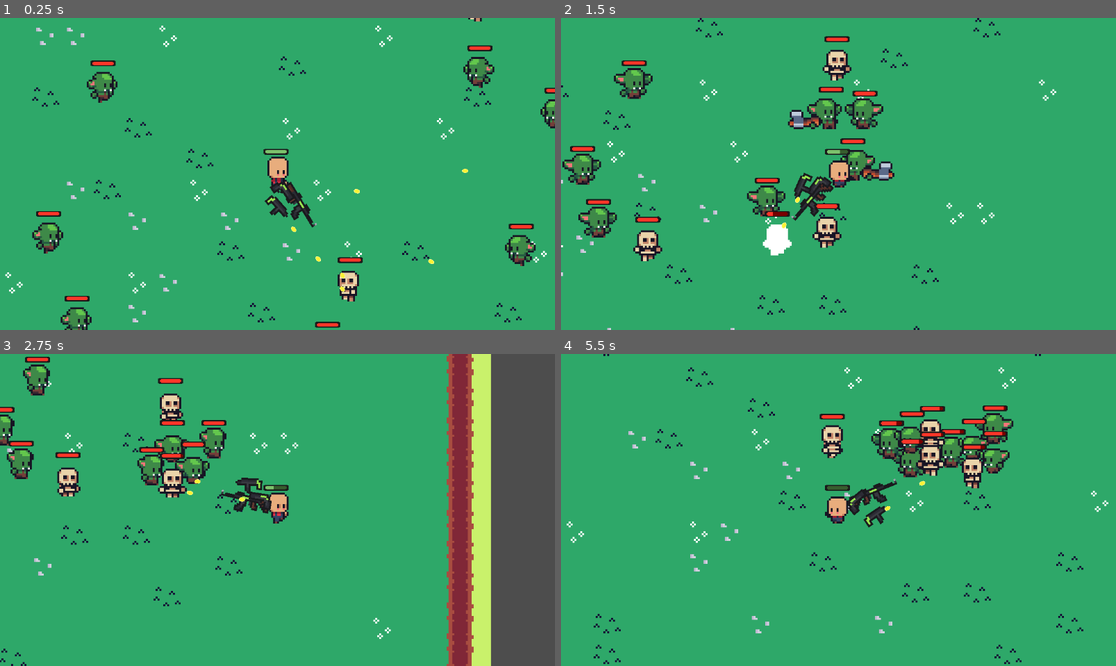
Above: before the commit, frames 1-4 (two rows, left to right).
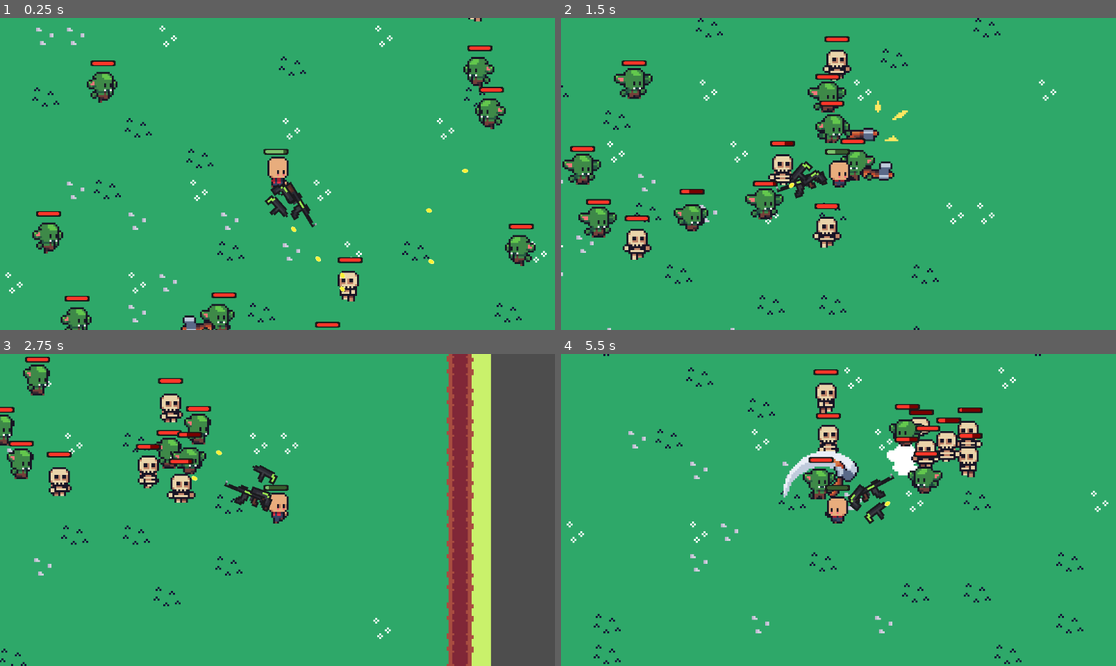
Above: after the commit, the same moments.

Repository: TrojanB/bullet_hell
Game: Godot game, scene res://scenes/level.tscn
The game is run twice, just before and just after one commit, with the same random seed, the same clock (stepped at 60 frames per second) and the same inputs.
Inputs:
- Up to frame 1 (0.25 s): no input
- Up to frame 2 (1.5 s): hold D (walk_right) 0.53-1.28 s; hold S (walk_down) from 1.28 s (still down)
- Up to frame 3 (2.75 s): release S (walk_down) at 2.03 s; hold D (walk_right) from 2.03 s (still down)
- Up to frame 4 (5.5 s): release D (walk_right) at 2.78 s; hold W (walk_up) 2.78-3.53 s; hold A (walk_left) 3.53-5.03 s; hold S (walk_down) from 5.03 s (still down)

The runs differ from the first frame. In frame 1, 1.4% of the frame differs, in the area x 32-100%, y 22-100%; in frame 2, 5.3%; in frame 3, 3.9%; in frame 4, 6.9%, in the area x 40-82%, y 4-56%.

Commit message:
Spawn enemies

Diff:
--- /dev/null
+++ b/LEVEL_MENAGMENT.gd
@@ -0,0 +1,32 @@
+extends Node2D
+
+var enemies : Array = [
+	preload("res://enemies/BaseEnemy/SKELETON.tscn"),
+	preload("res://enemies/BaseEnemy/GOBLIN.tscn")
+]
+
+@export var delay_spawn : int = 1
+@onready var spawn_timer = $Spawn_Timer
+
+#between these points the enemis will spawn [left top corner, bottom right corner]
+@onready var spawn_point_1 = $Spawn_Area/Spawn_Point_1
+@onready var spawn_point_2 = $Spawn_Area/Spawn_Point_2
+
+@onready var enemies_folder = $Enemies
+
+func _ready():
+	spawn_timer.wait_time = delay_spawn
+	spawn_enemy()
+
+func spawn_enemy():
+	var enemy = enemies[int(randf_range(0, enemies.size()))].instantiate()
+	var spawn_position_x = randf_range(spawn_point_1.global_position.x, spawn_point_2.global_position.x)
+	var spawn_position_y = randf_range(spawn_point_1.global_position.y, spawn_point_2.global_position.y)
+	enemies_folder.add_child(enemy)
+	enemy.global_position = Vector2(spawn_position_x, spawn_position_y)
+
+	spawn_timer.start()
+
+
+func _on_spawn_timer_timeout():
+	spawn_enemy()
--- a/Player/player.gd
+++ b/Player/player.gd
@@ -1,7 +1,7 @@
 extends CharacterBody2D
 
-@export var speed := 100
-@export var health := 100
+@export var speed :float = 100
+@export var health : float = 100
 var character_direction : Vector2
 
 @onready var player_model = $PlayerModel
--- a/Player/player.tscn
+++ b/Player/player.tscn
@@ -5,9 +5,9 @@
 [ext_resource type="Script" path="res://Player/camera_recoil.gd" id="2_a0r76"]
 [ext_resource type="Texture2D" uid="uid://ywb8xwvuqlrk" path="res://Player/PlayerSprites/RUN/base_run_strip8.png" id="2_pymyg"]
 [ext_resource type="Script" path="res://Player/WeaponDisplay.gd" id="4_m51tt"]
-[ext_resource type="PackedScene" uid="uid://5t085ilu8gse" path="res://Weapons/Pistol/Rifle.tscn" id="6_vinf2"]
-[ext_resource type="PackedScene" uid="uid://g3qfemchb3v8" path="res://Weapons/Pistol/SMG.tscn" id="7_vfola"]
-[ext_resource type="PackedScene" uid="uid://c20pxxqi0ijnh" path="res://Weapons/Pistol/Pistol.tscn" id="7_xi5id"]
+[ext_resource type="PackedScene" uid="uid://5t085ilu8gse" path="res://Weapons/BASIC_WEAPONS/Rifle.tscn" id="6_vinf2"]
+[ext_resource type="PackedScene" uid="uid://g3qfemchb3v8" path="res://Weapons/BASIC_WEAPONS/SMG.tscn" id="7_vfola"]
+[ext_resource type="PackedScene" uid="uid://c20pxxqi0ijnh" path="res://Weapons/BASIC_WEAPONS/Pistol.tscn" id="7_xi5id"]
 [ext_resource type="Texture2D" uid="uid://iukeyov7yvo3" path="res://GameSprites/full_health_bar.png" id="9_khm4g"]
 [ext_resource type="Texture2D" uid="uid://bydoqujch2tmv" path="res://GameSprites/blank_health_bar.png" id="10_g03tw"]
 [ext_resource type="Script" path="res://Player/HealthBar.gd" id="11_uyx5v"]
@@ -201,7 +201,7 @@
 script = ExtResource("4_m51tt")
 
 [node name="RIFLE" parent="Weapons" instance=ExtResource("6_vinf2")]
-damage = 0.1
+damage = 10.0
 knockback_force = 3.0
 
 [node name="PISTOL" parent="Weapons" instance=ExtResource("7_xi5id")]
--- a/Weapons/Pistol/SMG.tscn
+++ b/Weapons/BASIC_WEAPONS/Pistol.tscn
@@ -1,10 +1,11 @@
-[gd_scene load_steps=7 format=3 uid="uid://g3qfemchb3v8"]
+[gd_scene load_steps=7 format=3 uid="uid://c20pxxqi0ijnh"]
 
-[ext_resource type="Script" path="res://Weapons/Pistol/Weapon.gd" id="1_03sp7"]
-[ext_resource type="Texture2D" uid="uid://dyjx2rqia2ity" path="res://GunsSprites/SMG.png" id="2_gjflb"]
+[ext_resource type="Script" path="res://Weapons/BASIC_WEAPONS/Weapon.gd" id="1_1rkfl"]
+[ext_resource type="Texture2D" uid="uid://h27x30xavl11" path="res://GunsSprites/PISTOL.png" id="2_e60n4"]
+
 
 [sub_resource type="CircleShape2D" id="CircleShape2D_siaqo"]
-radius = 84.006
+radius = 68.0
 
 [sub_resource type="Animation" id="Animation_vhemd"]
 resource_name = "Recoil"
@@ -20,7 +21,7 @@
 "times": PackedFloat32Array(0, 0.02, 0.05),
 "transitions": PackedFloat32Array(1, 1, 1),
 "update": 0,
-"values": [Vector2(20, 0), Vector2(17, 0), Vector2(20, 0)]
+"values": [Vector2(10, 0), Vector2(8, 0), Vector2(10, 0)]
 }
 
 [sub_resource type="Animation" id="Animation_jkpm5"]
@@ -38,7 +39,7 @@
 "times": PackedFloat32Array(0, 0.7, 1.5),
 "transitions": PackedFloat32Array(0.732043, 1, 0.574349),
 "update": 0,
-"values": [Vector2(20, 0), Vector2(25, 0), Vector2(20, 0)]
+"values": [Vector2(10, 0), Vector2(15, 0), Vector2(10, 0)]
 }
 
 [sub_resource type="AnimationLibrary" id="AnimationLibrary_y5k47"]
@@ -47,12 +48,11 @@
 "idle": SubResource("Animation_jkpm5")
 }
 
-[node name="SMG" type="Area2D"]
+[node name="PISTOL" type="Area2D"]
 collision_layer = 0
 collision_mask = 3
 collision_priority = 0.0
-script = ExtResource("1_03sp7")
-fire_rate = 0.05
+script = ExtResource("1_1rkfl")
 
 [node name="CollisionShape2D" type="CollisionShape2D" parent="."]
 shape = SubResource("CircleShape2D_siaqo")
@@ -60,11 +60,11 @@
 [node name="WeaponPivot" type="Marker2D" parent="."]
 
 [node name="Sprite2D" type="Sprite2D" parent="WeaponPivot"]
-position = Vector2(17, 0)
-texture = ExtResource("2_gjflb")
+position = Vector2(8, 0)
+texture = ExtResource("2_e60n4")
 
 [node name="ShootingPoint" type="Marker2D" parent="WeaponPivot/Sprite2D"]
-position = Vector2(7, -0.5)
+position = Vector2(6, -2)
 
 [node name="FireRateTimer" type="Timer" parent="."]
 
--- a/Weapons/Pistol/Rifle.tscn
+++ b/Weapons/BASIC_WEAPONS/Rifle.tscn
@@ -1,7 +1,8 @@
 [gd_scene load_steps=7 format=3 uid="uid://5t085ilu8gse"]
 
-[ext_resource type="Script" path="res://Weapons/Pistol/Weapon.gd" id="1_6r715"]
+[ext_resource type="Script" path="res://Weapons/BASIC_WEAPONS/Weapon.gd" id="1_6r715"]
 [ext_resource type="Texture2D" uid="uid://cn1v1iqjweyr2" path="res://GunsSprites/RIFLE.png" id="2_otivo"]
+
 
 [sub_resource type="CircleShape2D" id="CircleShape2D_siaqo"]
 radius = 95.0
--- a/Weapons/Pistol/Pistol.tscn
+++ b/Weapons/BASIC_WEAPONS/SMG.tscn
@@ -1,10 +1,11 @@
-[gd_scene load_steps=7 format=3 uid="uid://c20pxxqi0ijnh"]
+[gd_scene load_steps=7 format=3 uid="uid://g3qfemchb3v8"]
 
-[ext_resource type="Script" path="res://Weapons/Pistol/Weapon.gd" id="1_1rkfl"]
-[ext_resource type="Texture2D" uid="uid://h27x30xavl11" path="res://GunsSprites/PISTOL.png" id="2_e60n4"]
+[ext_resource type="Script" path="res://Weapons/BASIC_WEAPONS/Weapon.gd" id="1_03sp7"]
+[ext_resource type="Texture2D" uid="uid://dyjx2rqia2ity" path="res://GunsSprites/SMG.png" id="2_gjflb"]
+
 
 [sub_resource type="CircleShape2D" id="CircleShape2D_siaqo"]
-radius = 68.0
+radius = 84.006
 
 [sub_resource type="Animation" id="Animation_vhemd"]
 resource_name = "Recoil"
@@ -20,7 +21,7 @@
 "times": PackedFloat32Array(0, 0.02, 0.05),
 "transitions": PackedFloat32Array(1, 1, 1),
 "update": 0,
-"values": [Vector2(10, 0), Vector2(8, 0), Vector2(10, 0)]
+"values": [Vector2(20, 0), Vector2(17, 0), Vector2(20, 0)]
 }
 
 [sub_resource type="Animation" id="Animation_jkpm5"]
@@ -38,7 +39,7 @@
 "times": PackedFloat32Array(0, 0.7, 1.5),
 "transitions": PackedFloat32Array(0.732043, 1, 0.574349),
 "update": 0,
-"values": [Vector2(10, 0), Vector2(15, 0), Vector2(10, 0)]
+"values": [Vector2(20, 0), Vector2(25, 0), Vector2(20, 0)]
 }
 
 [sub_resource type="AnimationLibrary" id="AnimationLibrary_y5k47"]
@@ -47,11 +48,12 @@
 "idle": SubResource("Animation_jkpm5")
 }
 
-[node name="PISTOL" type="Area2D"]
+[node name="SMG" type="Area2D"]
 collision_layer = 0
 collision_mask = 3
 collision_priority = 0.0
-script = ExtResource("1_1rkfl")
+script = ExtResource("1_03sp7")
+fire_rate = 0.05
 
 [node name="CollisionShape2D" type="CollisionShape2D" parent="."]
 shape = SubResource("CircleShape2D_siaqo")
@@ -59,11 +61,11 @@
 [node name="WeaponPivot" type="Marker2D" parent="."]
 
 [node name="Sprite2D" type="Sprite2D" parent="WeaponPivot"]
-position = Vector2(8, 0)
-texture = ExtResource("2_e60n4")
+position = Vector2(17, 0)
+texture = ExtResource("2_gjflb")
 
 [node name="ShootingPoint" type="Marker2D" parent="WeaponPivot/Sprite2D"]
-position = Vector2(6, -2)
+position = Vector2(7, -0.5)
 
 [node name="FireRateTimer" type="Timer" parent="."]
 
--- a/enemies/BaseEnemy/enemy.gd
+++ b/enemies/BaseEnemy/enemy.gd
@@ -1,11 +1,11 @@
 extends CharacterBody2D
 
 #enemy properties
-@export var speed := 50
-@export var health := 50
-@export var attack_damage := 20
-@export var knockback_force := 100
-@export var attack_delay := 2
+@export var speed : float = 50
+@export var health :float = 50
+@export var attack_damage : float = 20
+@export var knockback_force : float = 100
+@export var attack_delay : float = 2
 
 #player reference
 @onready var player = get_node("/root/level/Player")
--- a/scenes/level.tscn
+++ b/scenes/level.tscn
@@ -1,5 +1,6 @@
-[gd_scene load_steps=9 format=3 uid="uid://boghcjcjyt0s3"]
+[gd_scene load_steps=10 format=3 uid="uid://boghcjcjyt0s3"]
 
+[ext_resource type="Script" path="res://LEVEL_MENAGMENT.gd" id="1_34mi1"]
 [ext_resource type="Texture2D" uid="uid://38c5u6tlsam2" path="res://TileMaps/groundTileMap.png" id="1_qmjgj"]
 [ext_resource type="PackedScene" uid="uid://dee6qi8gj5dkd" path="res://Player/player.tscn" id="1_ypxxp"]
 [ext_resource type="Texture2D" uid="uid://bgf2ldge6wnhg" path="res://TileMaps/spr_tileset_sunnysideworld_16px.png" id="2_d57tj"]
@@ -1250,11 +1251,11 @@
 51:8/0 = 0
 51:8/0/physics_layer_0/linear_velocity = Vector2(0, 0)
 51:8/0/physics_layer_0/angular_velocity = 0.0
-51:8/0/physics_layer_0/polygon_0/points = PackedVector2Array(0.75, -8, 8, -8, 8, -0.875, 0.875, -0.875)
+51:8/0/physics_layer_0/polygon_0/points = PackedVector2Array(-0.75, -8, -8, -8, -8, -0.875, -0.875, -0.875)
 52:8/0 = 0
 52:8/0/physics_layer_0/linear_velocity = Vector2(0, 0)
 52:8/0/physics_layer_0/angular_velocity = 0.0
-52:8/0/physics_layer_0/polygon_0/points = PackedVector2Array(-0.75, -8, -8, -8, -8, -0.875, -0.875, -0.875)
+52:8/0/physics_layer_0/polygon_0/points = PackedVector2Array(-0.75, -8, -8, -8, -8, -0.125, -0.875, -0.875)
 55:8/0 = 0
 55:8/0/physics_layer_0/linear_velocity = Vector2(0, 0)
 55:8/0/physics_layer_0/angular_velocity = 0.0
@@ -5349,6 +5350,20 @@
 sources/1 = SubResource("TileSetAtlasSource_w447n")
 
 [node name="level" type="Node2D"]
+script = ExtResource("1_34mi1")
+
+[node name="Spawn_Timer" type="Timer" parent="."]
+wait_time = 3.0
+
+[node name="Spawn_Area" type="Node" parent="."]
+
+[node name="Spawn_Point_1" type="Marker2D" parent="Spawn_Area"]
+position = Vector2(-270, -140)
+
+[node name="Spawn_Point_2" type="Marker2D" parent="Spawn_Area"]
+position = Vector2(226, 189)
+
+[node name="Enemies" type="Node" parent="."]
 
 [node name="TileMap" type="TileMap" parent="."]
 texture_filter = 1
@@ -5375,7 +5390,7 @@
 position = Vector2(-102, -46)
 
 [node name="Enemy6" parent="." instance=ExtResource("3_22v0f")]
-position = Vector2(157, -29)
+position = Vector2(123, -30)
 
 [node name="Enemy7" parent="." instance=ExtResource("3_22v0f")]
 position = Vector2(138, 48)
@@ -5387,10 +5402,12 @@
 position = Vector2(-249, -40)
 
 [node name="Enemy10" parent="." instance=ExtResource("5_clnyg")]
-position = Vector2(-77, 112)
+position = Vector2(-85, 109)
 
 [node name="Enemy11" parent="." instance=ExtResource("5_clnyg")]
 position = Vector2(44, 72)
 
 [node name="Enemy12" parent="." instance=ExtResource("5_clnyg")]
 position = Vector2(96, 119)
+
+[connection signal="timeout" from="Spawn_Timer" to="." method="_on_spawn_timer_timeout"]
Renamed: Weapons/Pistol/Weapon.gd -> Weapons/BASIC_WEAPONS/Weapon.gd
Not shown, added: Weapons/BASIC_WEAPONS/SMG3674.tmp
Not shown, added: scenes/levEE98.tmp
